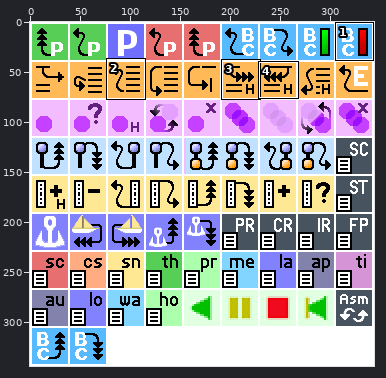
Two versions of one sprite sheet, vvm/core/vdebug/graphics/vdebug_icons.png. The picture above shows the old version from afar; the outline marks the close-up.
Close-up. Before:
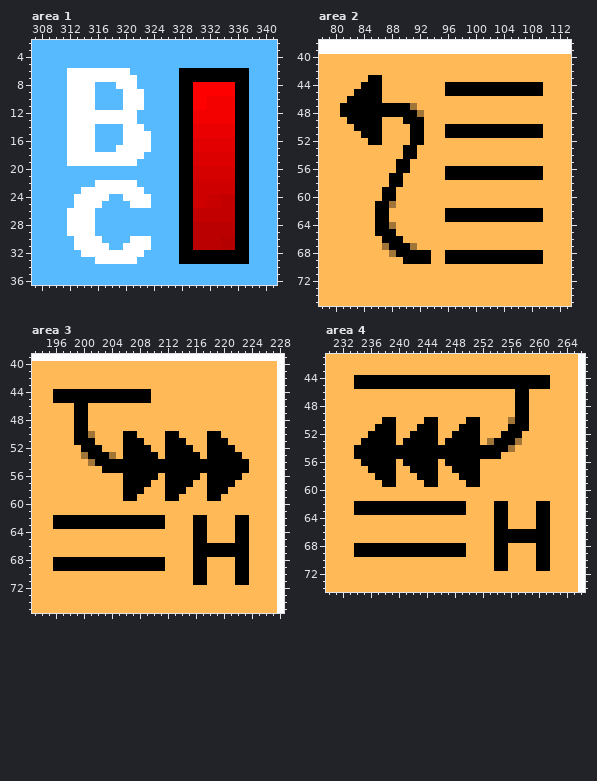
The file is 344x344 pixels. Colours within 5 levels of each other are drawn and written as one. Shown: area 1: x 307..341, y 2..36; area 2: x 78..113, y 38..75; area 3: x 193..228, y 39..75; area 4: x 230..266, y 41..74. The commit also changed other parts of the picture, which this record leaves out.
After:
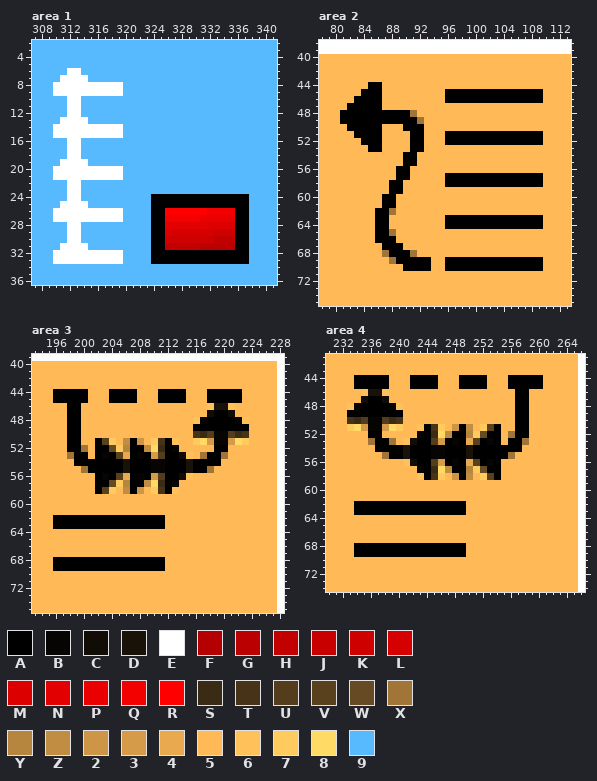
Palette (. is transparent): A #000000  B #070503  C #110c06  D #191208  E #ffffff  F #b40000  G #ba0000  H #c30000  J #c90000  K #cf0000  L #d50000  M #dc0000  N #e30000  P #ea0000  Q #f30000  R #fe0000  S #3a2b14  T #473418  U #533d1c  V #59411e  W #664a23  X #a07537  Y #b6853e  Z #c18d42  2 #cd9646  3 #d59b49  4 #e8a94f  5 #ffba57  6 #ffc15a  7 #ffcb5f  8 #ffdb66  9 #57baff
Edits made:
Changed rows in their new state; - is an unchanged pixel.
Area 1:
first column x 310:
 6 ----9999999-------9999999999
 7 -E---9999999------9999999999
 8 EE----EEE-99------9999999999
 9 EE----EEEE999-----9999999999
10 ----99----999-----9999999999
11 ----99----999-----9999999999
12 ----99999999------9999999999
13 -E---9999999------9999999999
14 EE----EEEE999-----9999999999
15 EE----EEEE9999----9999999999
16 ----99----9999----9999999999
17 ----99---99999----9999999999
18 ----999999999-----9999999999
19 -E---9999999------9999999999
20 EEEEEEEEEE--------9999999999
21 EEEEEEEEEE--------9999999999
22 --EE--999999------9999999999
23 --EE999999999-----9999999999
24 --E-9999--9999AAAA--AAAAAA--
25 -EE--99----999AAAA--AAAAAA--
26 EE----EEEE----AARRRRRRQQQQ--
27 EE----EEEE----AAQQQQQPPPPP--
28 ----99--------AANNNNNNMMMM--
29 ----99--------AAMLLLLLLKKK--
30 --E-999----999AAKKKKKKKHHH--
31 -EE--999--9999AAHHHHH---GG--
32 EEEE------999-AAAA----------
33 EEEEEE----99--AAAA----------
Area 2:
first column x 81:
43 ----55-----------------------
44 ---5-----------55555555555555
45 --5--------------------------
46 -5-------------AAAAAAAAAAAAAA
47 5-----55555------------------
48 ----------X5-----------------
49 A-----AAA--X-----------------
50 -A-------A-----55555555555555
51 --A--------------------------
52 ---A-----------AAAAAAAAAAAAAA
53 ----AA---5-A-----------------
55 --------5-A------------------
56 ---------------55555555555555
57 -------5-A-------------------
58 ---------------AAAAAAAAAAAAAA
59 ------5-A--------------------
61 -----5-A---------------------
62 -------X-------55555555555555
64 -------5-------AAAAAAAAAAAAAA
65 -------X---------------------
66 -----A--5--------------------
67 ------A--55------------------
68 ------XA--X55--55555555555555
69 -------XA--------------------
70 ---------AAAA--AAAAAAAAAAAAAA
Area 3:
first column x 198:
44 ---555----55-AAAA---AAAAA-
45 ---555----55-AAAA---AAAAA-
46 A-5-----------------6DD6--
47 A-5-----------------CAAC--
48 A-5---------------6BAAAAB6
49 A-5---------------AAAAAAAA
50 A-55----55----55--TSUBBUST
51 A-55AV7-Z-2-7T-65-783BB387
52 AAX5-AW7Y--Z8S-B55--5--5--
53 XAA5-BAV4-B-3U--C65X--X55-
54 -AAA----D---BB---D----5555
55 --XAA---D---BB---D--X55555
56 ----ABAV4-B-3U--C65-55555-
57 ----AAW7Y--Z8S-B55--5555--
58 ----AV7-Z-2-7T-65---555---
59 --------55----55----55----
62 ------------------55----55
63 ------------------55----55
64 ------------------55----55
65 ------------------55----55
66 ------------------55555555
67 ------------------55555555
68 ------------------55----55
69 ------------------55----55
70 ------------------55----55
71 ------------------55----55
Area 4:
first column x 233:
44 ------555----555----555-----5
45 ------555----555----555-----5
46 --6DD6-----------------------
47 --CAAC-----------------------
48 6BAAAAB6---------------------
49 AAAAAAAA---------------------
50 TSUBBUST---55----55----5-----
51 783BB387--6-T7-2-Z57VA-5-----
52 -----55--5B-S8Z--Y7WAA5X-A---
53 --5X--X-6C--U3-B-4VAB-5-AX---
54 -555----D---BB---D-----AA----
55 -5555X--D---BB---D----AX-----
56 --55555-6C--U3-B-4VABA-------
57 ---5555--5B-S8Z--Y7WAA-------
58 ----555---6-T7-2-Z57VA-------
59 -----55----55----55----------
62 ---------------------55----55
63 ---------------------55----55
64 ---------------------55----55
65 ---------------------55----55
66 ---------------------55555555
67 ---------------------55555555
68 ---------------------55----55
69 ---------------------55----55
70 ---------------------55----55
71 ---------------------55----55
Boxes around the changes in both close-ups, in picture pixels (x1, y1, x2, y2):
changed: (53, 68, 249, 264)
changed: (340, 75, 543, 271)
changed: (67, 389, 249, 585)
changed: (347, 375, 550, 571)
